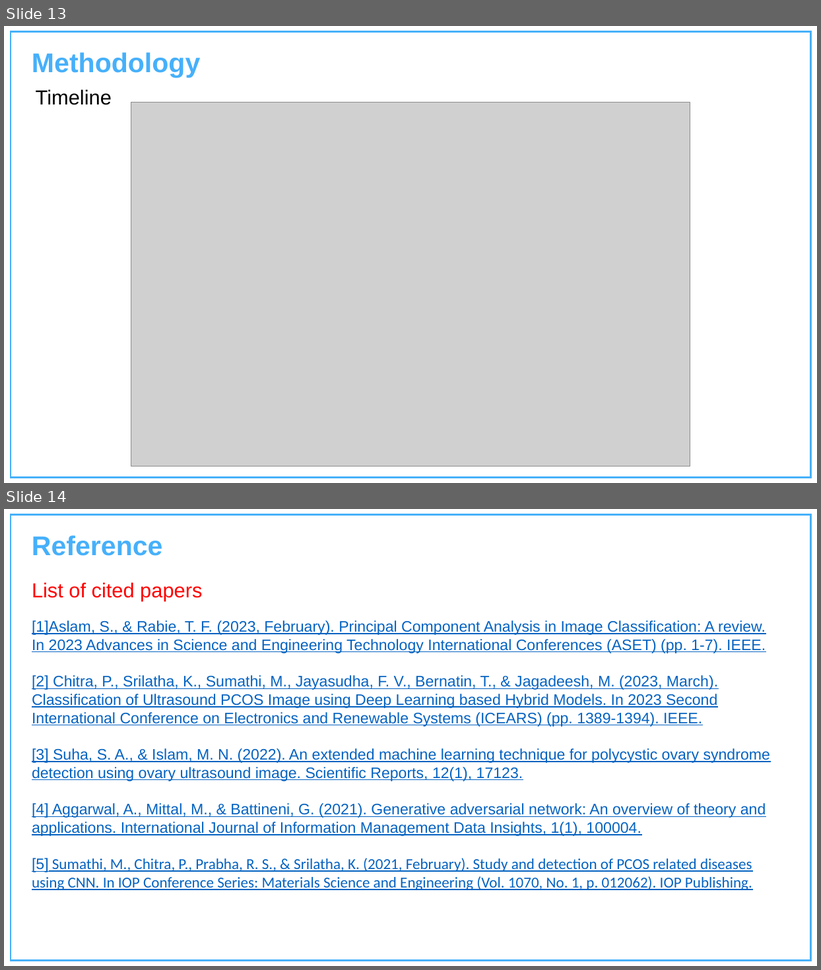
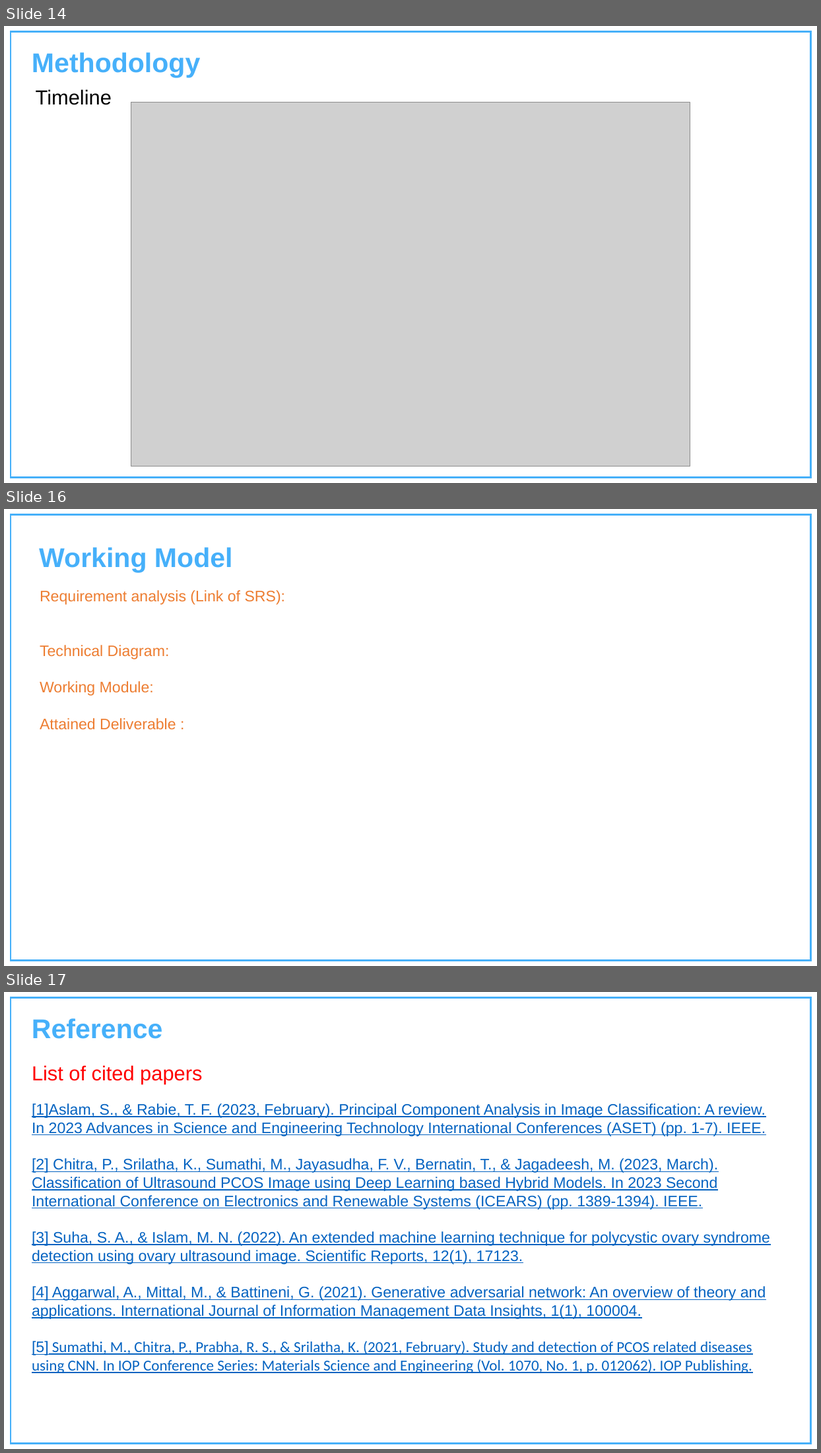
Before and after one commit to Charu-2718/PCause, a slide deck: Presentation.pptx. Shown one above the other, each under a label of ours: slides 13 and 14 before the commit, slides 14, 16 and 17 after it; the slides between them are not shown. The pictures are 821x970 and 821x1453 pixels, drawn with LibreOffice and Linux fonts; fonts in the diff are those of the drawing; grey boxes stand for pictures; background and template pictures are left out. Boxes give left, top, right and bottom in pixels: in the first picture for what was removed or moved away, otherwise in the second. Text is boxed around its words. In the diff, an @@ line names an element or a change of style, - is before the commit and + after.

```diff
--- a/Presentation.pptx
+++ b/Presentation.pptx
@@ slide 16 added at (x1=4, y1=509, x2=817, y2=966), background #FFFFFF; not listed: 1 template element that a slide beside it also shows @@
@@ text added at (x1=39, y1=547, x2=233, y2=572), 32 pt, text #46B0FA, bold @@
+Working Model
@@ text added at (x1=40, y1=590, x2=286, y2=730), 18 pt, text #ED7D31 @@
+Requirement analysis (Link of SRS):
+Technical Diagram:
+Working Module:
+Attained Deliverable :
@@ what was slide 13 is now slide 14 @@
@@ what was slide 14 is now slide 17 @@
```
Also in this commit, not shown: 2 slides changed, 2 other slides added, 1 other file.
